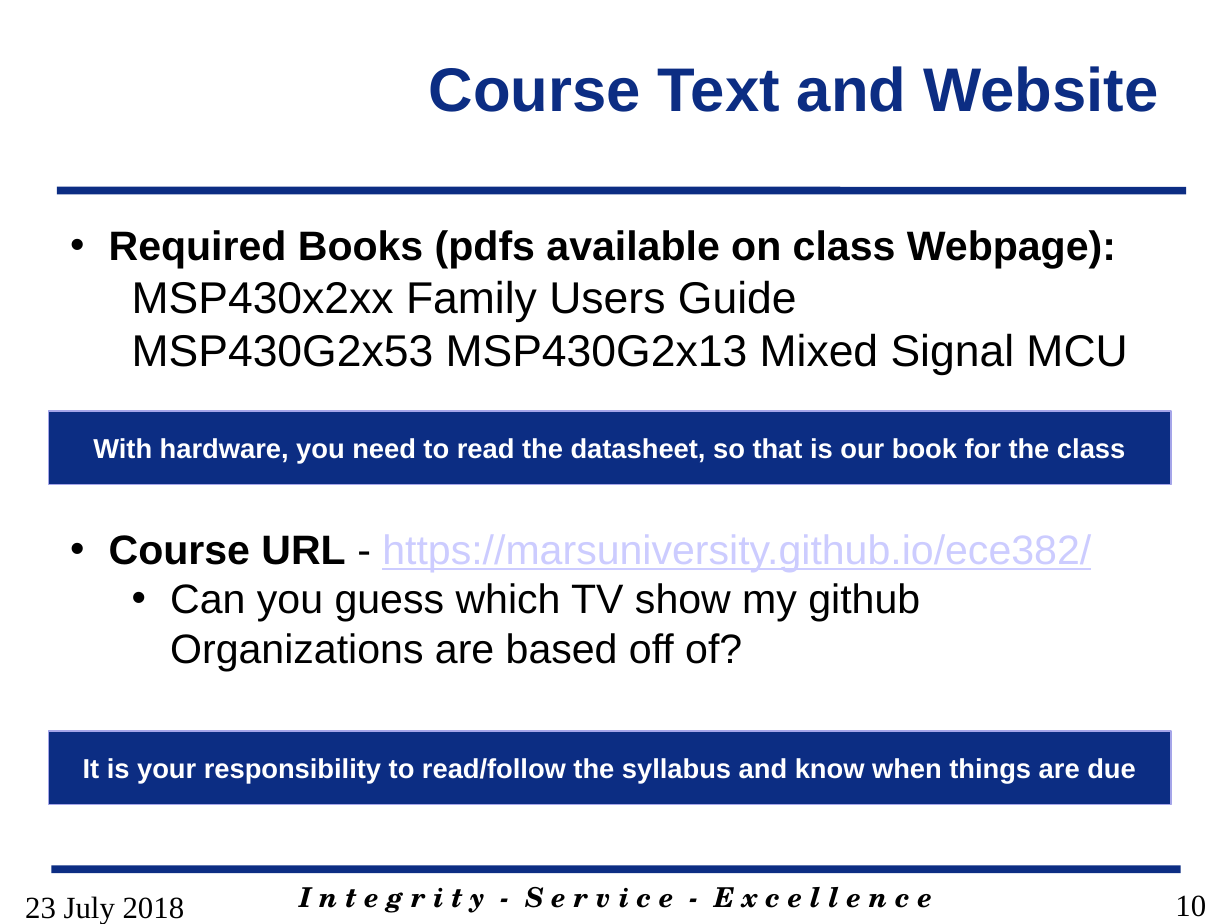
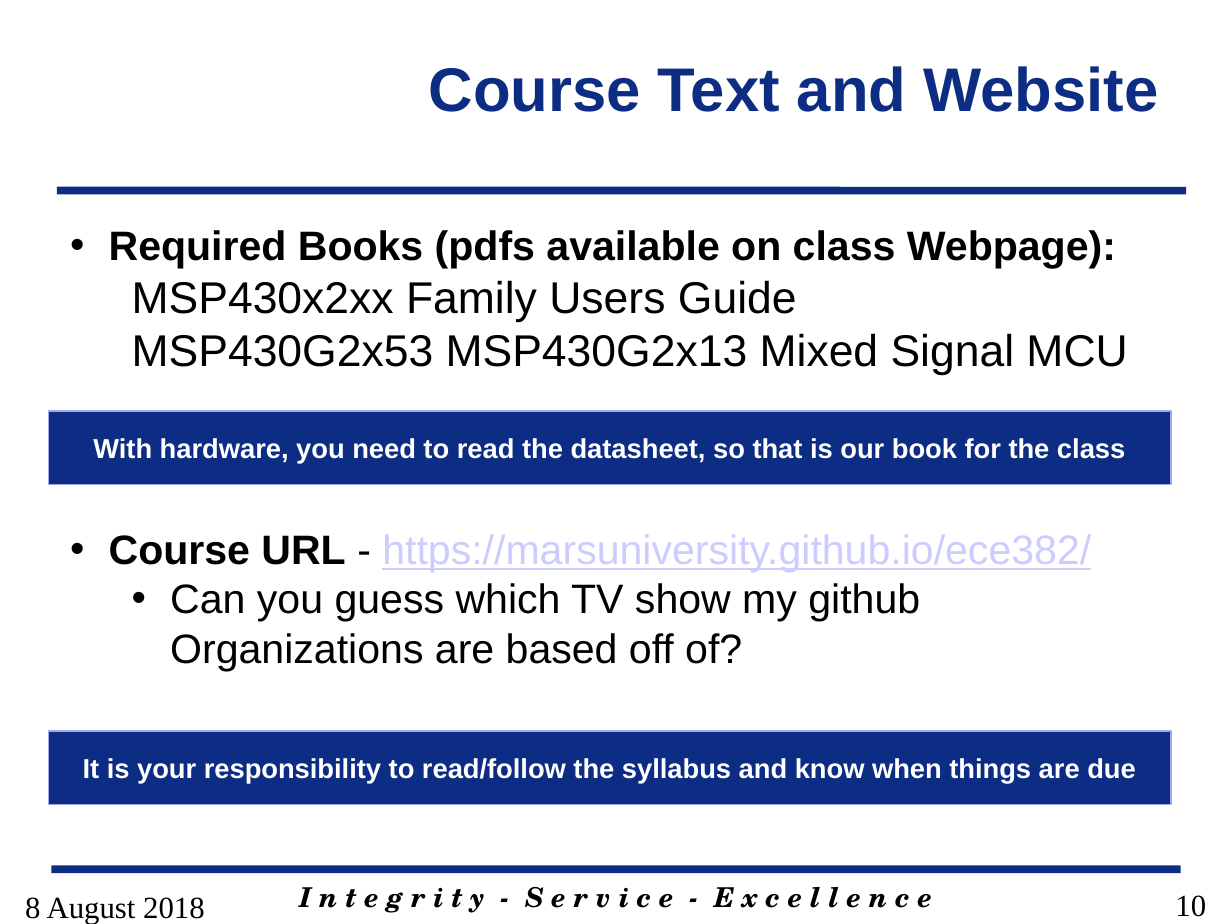
Before and after one commit to MarsUniversity/ECE382, a slide deck: slide 10 of source/lessons/lsn1/Lsn1.pptx. Drawn at 1232x924 pixels with LibreOffice and Linux fonts; fonts in the diff are those of the drawing; background and template pictures are left out. Boxes give left, top, right and bottom in pixels: in the first picture for what was removed or moved away, otherwise in the second. Text is boxed around its words. In the diff, an @@ line names an element or a change of style, - is before the commit and + after.

```diff
--- a/source/lessons/lsn1/Lsn1.pptx
+++ b/source/lessons/lsn1/Lsn1.pptx
@@ text at bbox=[25, 897, 205, 924]: text changed @@
-23 July 2018
+8 August 2018
```
Also in this commit, not shown: 5 other slides changed, 1 slide added, 10 slides removed, 18 other files.
